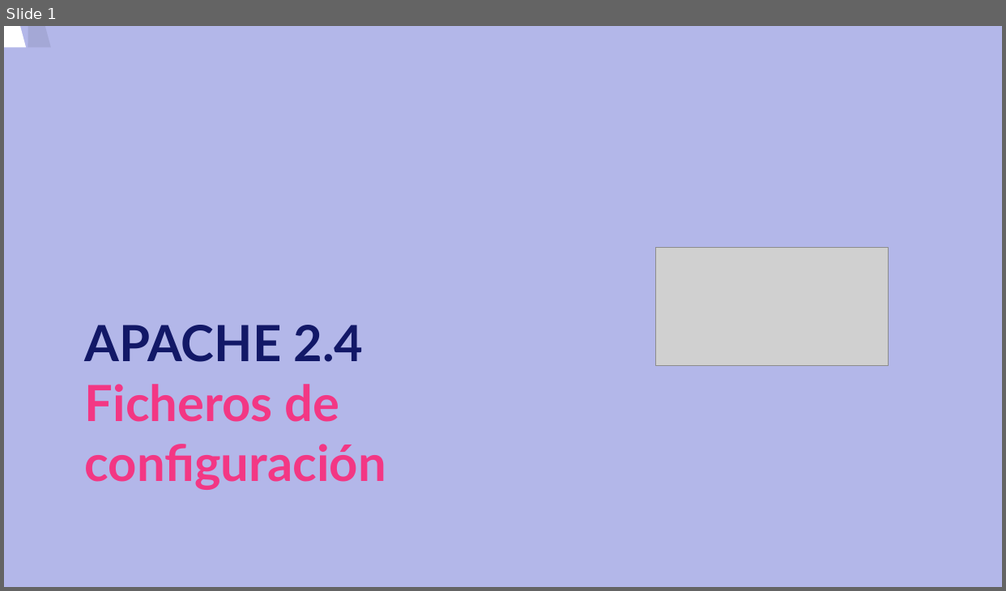
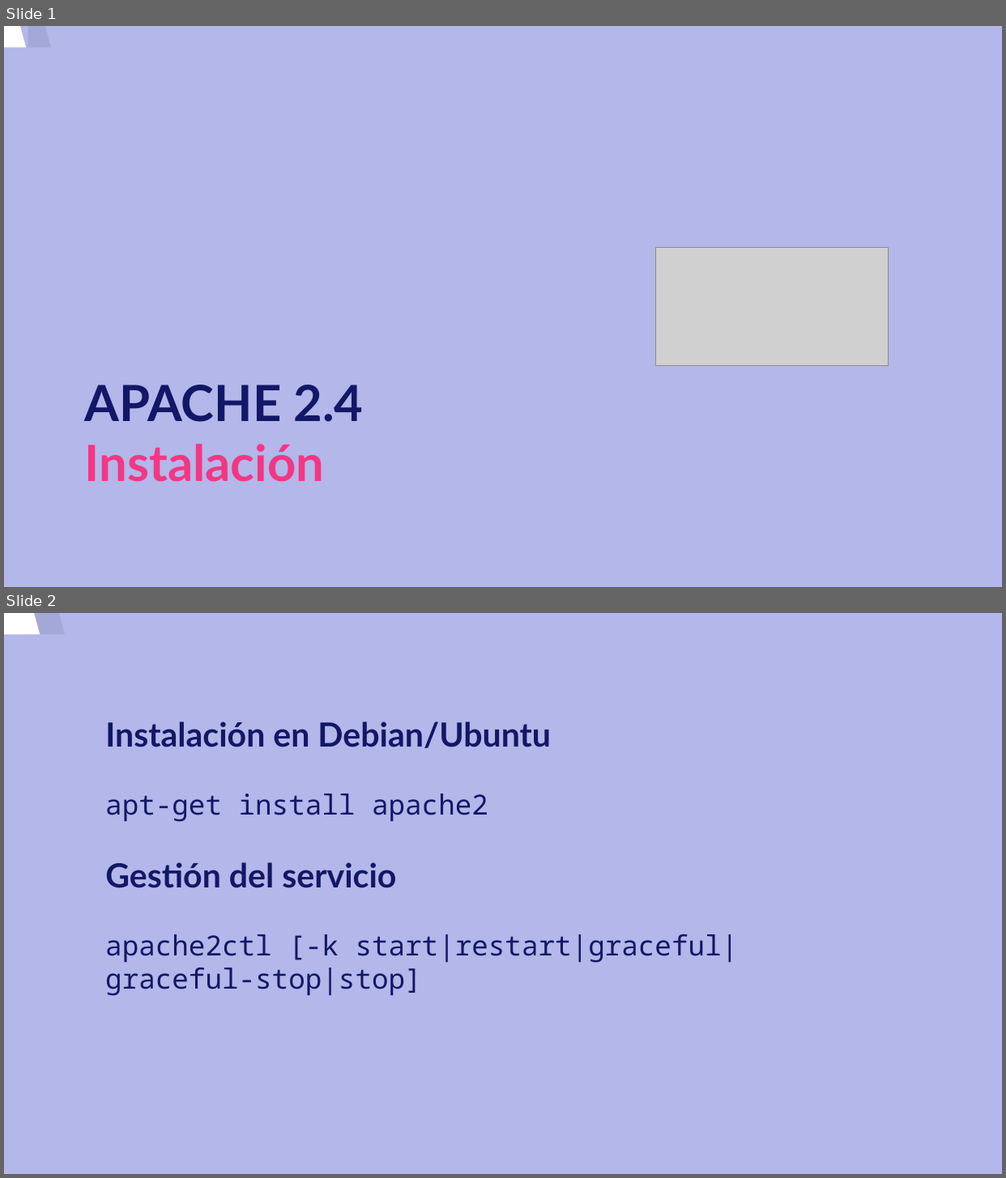
Before and after one commit to josedom24/curso_apache24, a slide deck: curso/u3/u3.odp. Shown one above the other, each under a label of ours: slide 1 before the commit, slides 1 and 2 after it. The pictures are 1006x591 and 1006x1178 pixels, drawn with LibreOffice and Linux fonts; fonts in the diff are those of the drawing; grey boxes stand for pictures. Boxes give left, top, right and bottom in pixels: in the first picture for what was removed or moved away, otherwise in the second. Text is boxed around its words. In the diff, an @@ line names an element or a change of style, - is before the commit and + after.

```diff
--- a/curso/u3/u3.odp
+++ b/curso/u3/u3.odp
@@ slide 2 added at (4, 613, 1002, 1174), background #B3B7E9 @@
@@ freeform shape added at (4, 613, 902, 1174), fill #FFFFFF @@
@@ freeform shape added at (29, 613, 927, 1174), fill #000000 at 8% opacity @@
@@ title added at (105, 722, 551, 748), 24 pt, text #121867, bold @@
+Instalación en Debian/Ubuntu
@@ text added at (105, 794, 488, 822), 20 pt, text #121867 @@
+apt-get install apache2
@@ title added at (105, 862, 396, 888), 24 pt, text #121867, bold @@
+Gestión del servicio
@@ text added at (105, 935, 739, 996), 20 pt, text #121867 @@
+apache2ctl [-k start|restart|graceful|graceful-stop|stop]
@@ slide 1 changed as well @@
@@ title at (85, 385, 363, 482): text changed @@
-APACHE 2.4
-Ficheros de configuración
+APACHE 2.4
+Instalación
```
Also in this commit, not shown: 2 other slides added, 4 slides removed, 1 other file.
